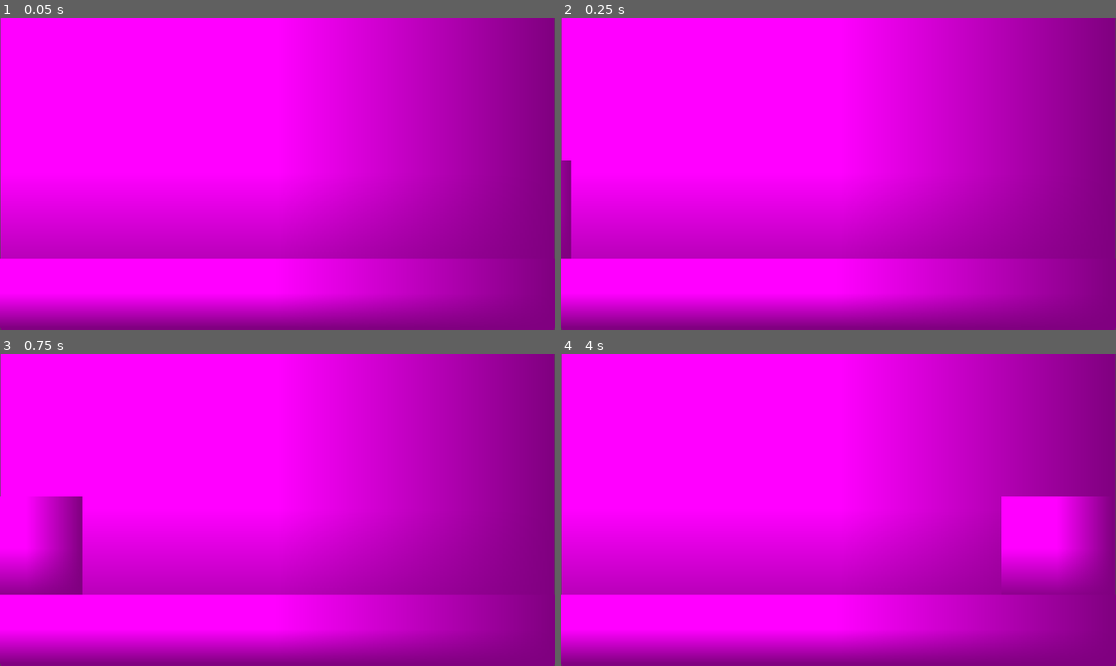
Above: before the commit, frames 1-4 (two rows, left to right).
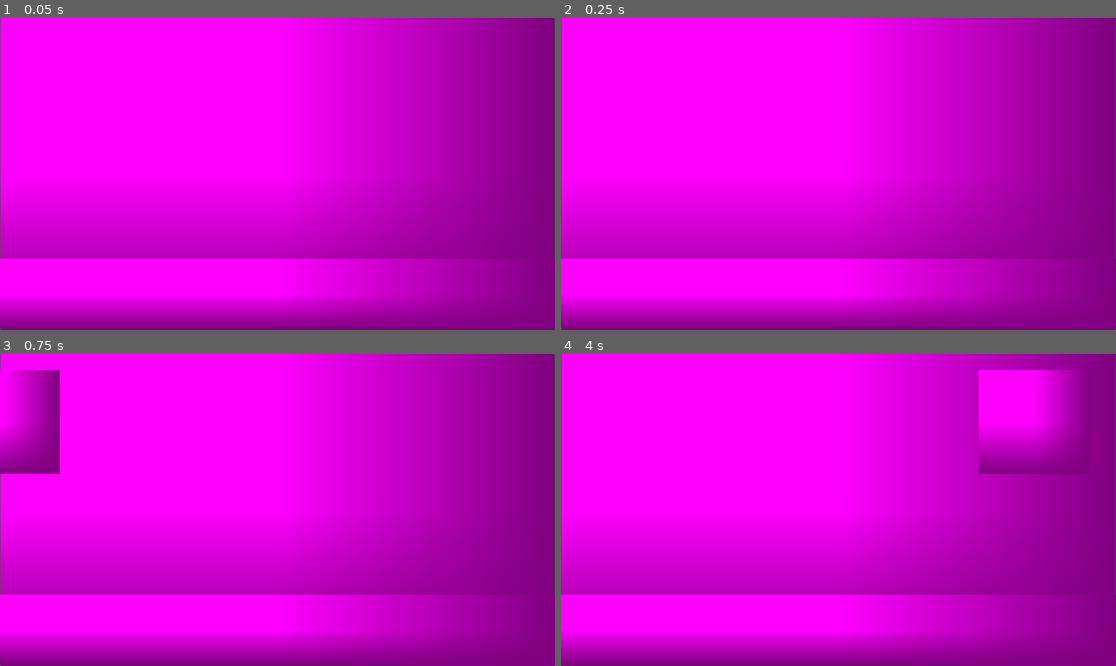
Above: after the commit, the same moments.

Repository: Taydaywash/Industrial-Haste
Game: Godot game, scene res://game_screen.tscn
Two runs of this game, one before a commit and one after it. Both use one fixed random seed, a clock stepped at 60 frames per second and the inputs below.
Inputs:
- Up to frame 1 (0.05 s): no input
- Up to frame 2 (0.25 s): no input
- Up to frame 3 (0.75 s): no input
- Up to frame 4 (4 s): no input

Frame 1 is identical in both runs. In frame 2, 0.6% of the frame differs, in the area x 0-2%, y 45-78%; in frame 3, 6.0%; in frame 4, 8.9%, in the area x 75-98%, y 5-74%.

Commit message:
Update game_screen.tscn

Diff:
--- a/Industrial Haste/industrial-haste/game_screen.tscn
+++ b/Industrial Haste/industrial-haste/game_screen.tscn
@@ -20,7 +20,7 @@
 [node name="Node2D" type="Node2D" parent="background"]
 
 [node name="Box" type="Sprite2D" parent="."]
-position = Vector2(-746, 80)
+position = Vector2(-793.00006, -183)
 scale = Vector2(231.5625, 215.69014)
 texture = SubResource("PlaceholderTexture2D_xwjjp")
 script = ExtResource("1_t5odh")
